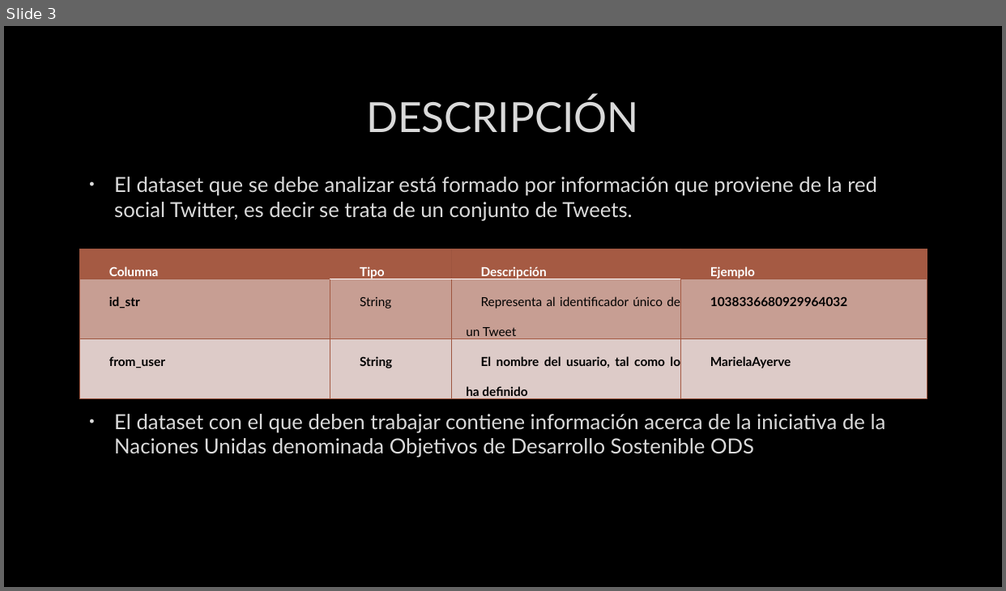
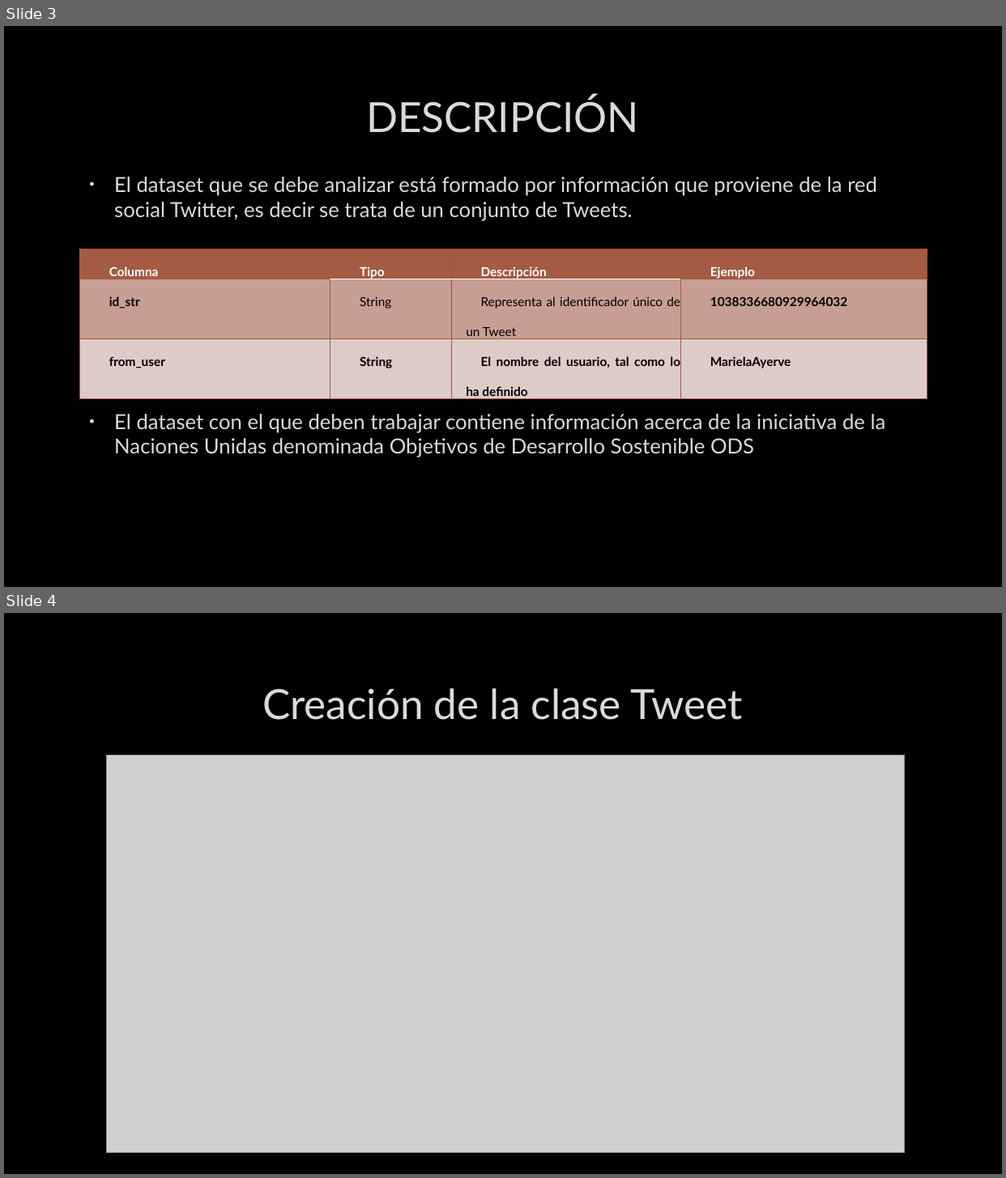
Before and after one commit to functional-programming-utpl-cc/proyectointegrador-valarmorghulis, a slide deck: Proyecto Integrador de saberes.pptx. Shown one above the other, each under a label of ours: slide 3 before the commit, slides 3 and 4 after it. The pictures are 1006x591 and 1006x1178 pixels, drawn with LibreOffice and Linux fonts; fonts in the diff are those of the drawing; grey boxes stand for pictures; background and template pictures are left out. Boxes give left, top, right and bottom in pixels: in the first picture for what was removed or moved away, otherwise in the second. Text is boxed around its words. In the diff, an @@ line names an element or a change of style, - is before the commit and + after.

```diff
--- a/Proyecto Integrador de saberes.pptx
+++ b/Proyecto Integrador de saberes.pptx
@@ slide 4 added at <box>4,613,1002,1174</box>, background picture (left out) @@
@@ title added at <box>262,688,743,720</box>, 40 pt, text #DADADA @@
+Creación de la clase Tweet
@@ picture added at <box>107,755,905,1152</box> @@
```
Also in this commit, not shown: 10 other slides added.
